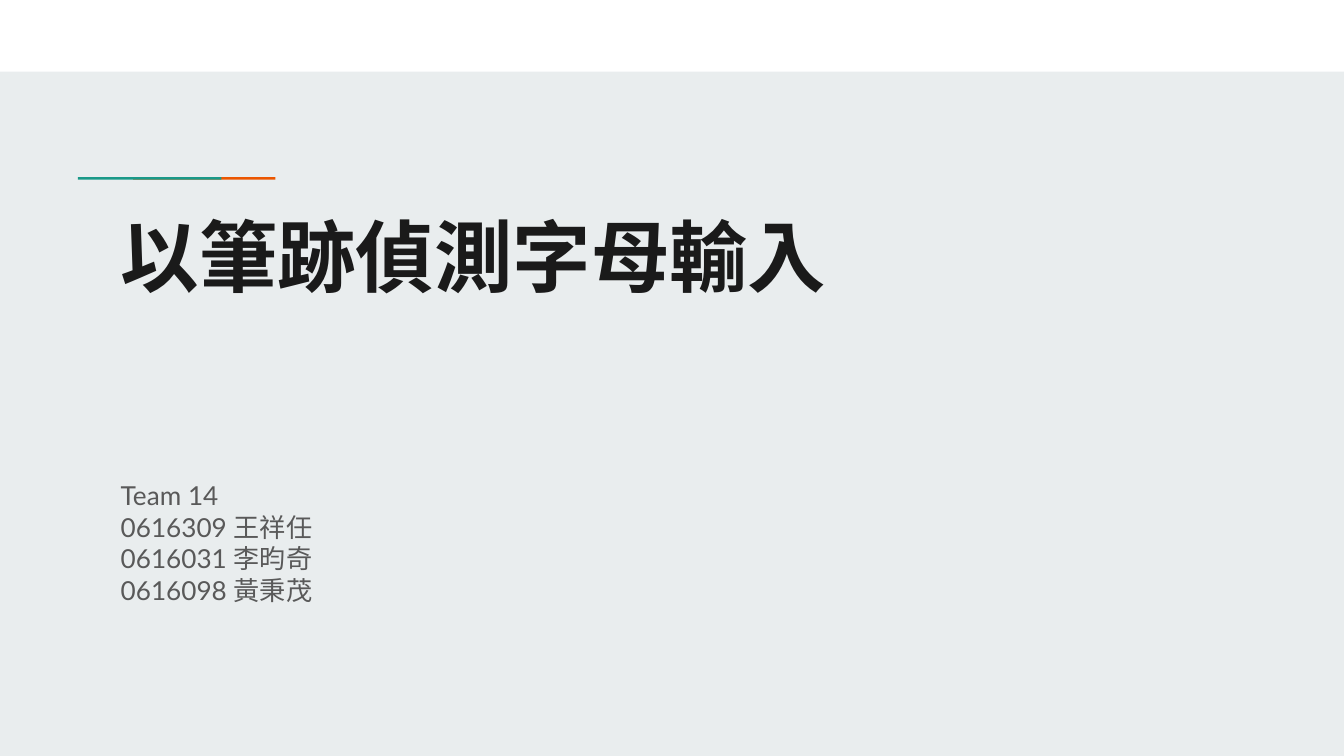
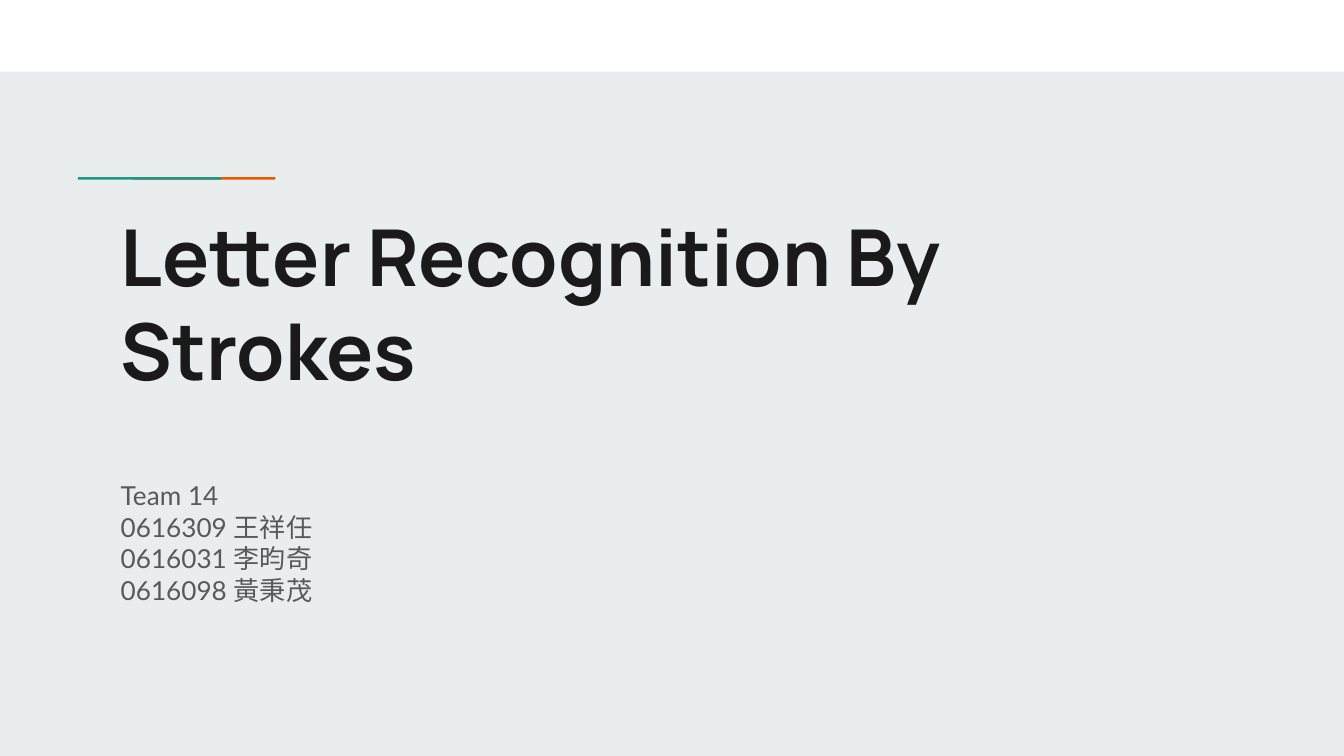
Before and after one commit to allen880117/DrawTablet, a slide deck: slide 1 of Team14.pptx. Drawn at 1344x756 pixels with LibreOffice and Linux fonts; fonts in the diff are those of the drawing. Boxes give left, top, right and bottom in pixels: in the first picture for what was removed or moved away, otherwise in the second. Text is boxed around its words. In the diff, an @@ line names an element or a change of style, - is before the commit and + after.

```diff
--- a/Team14.pptx
+++ b/Team14.pptx
@@ title at (x1=121, y1=228, x2=940, y2=381): text changed @@
-以筆跡偵測字母輸入
+Letter Recognition By Strokes
```
Also in this commit, not shown: 11 other slides changed, 4 slides added.
